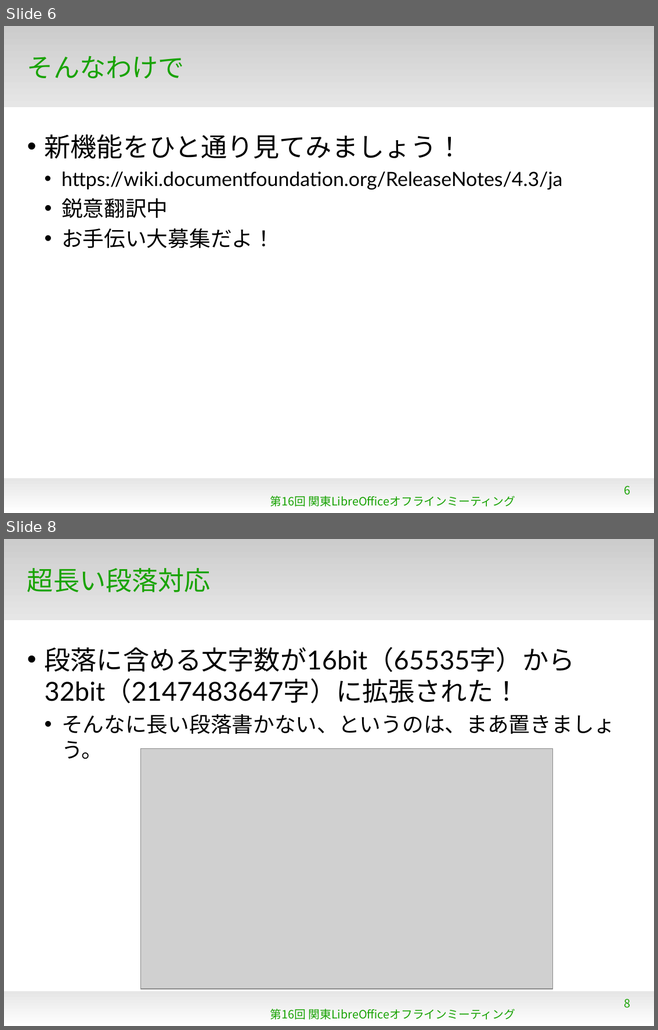
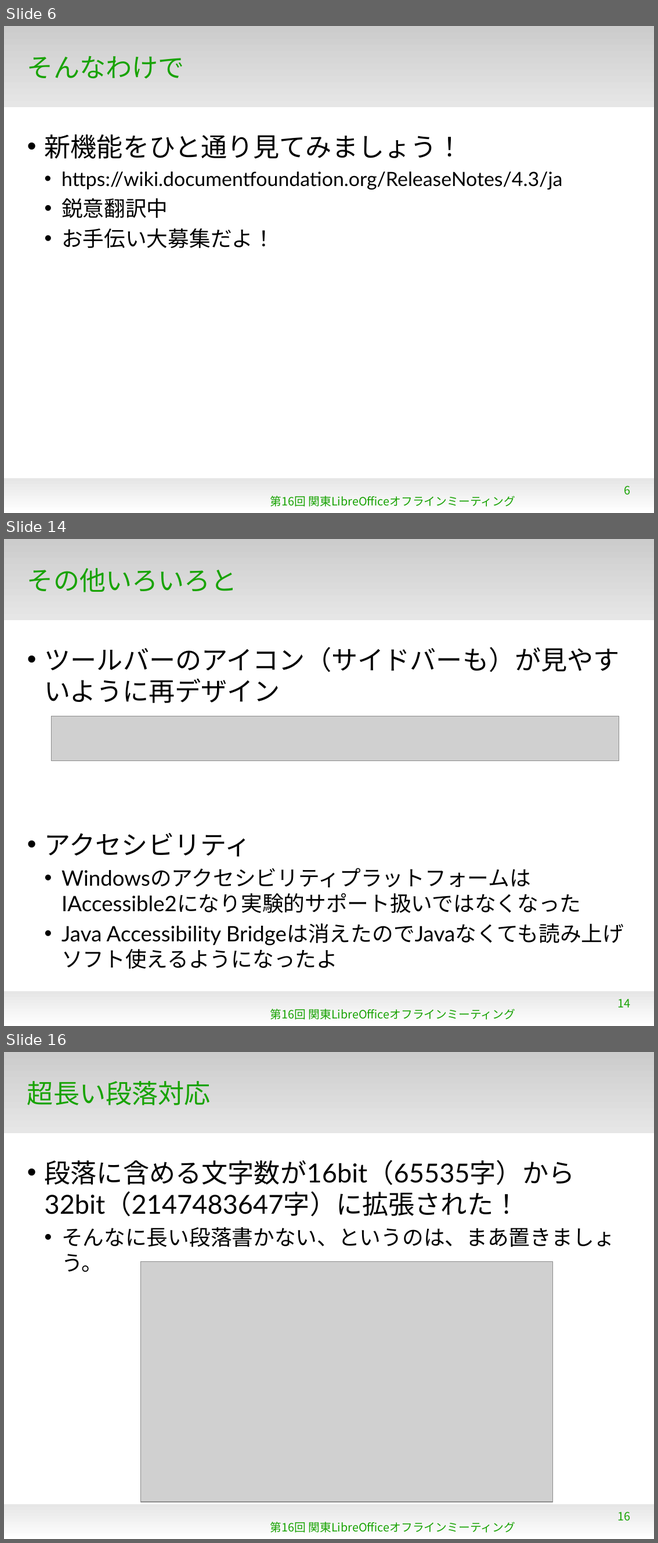
Before and after one commit to gitter-badger/KantoLibreOffice, a slide deck: Jul2014/WhatsNew4_3.odp. Shown one above the other, each under a label of ours: slides 6 and 8 before the commit, slides 6, 14 and 16 after it; the slides between them are not shown. The pictures are 658x1030 and 658x1543 pixels, drawn with LibreOffice and Linux fonts; fonts in the diff are those of the drawing; grey boxes stand for pictures; background and template pictures are left out. Boxes give left, top, right and bottom in pixels: in the first picture for what was removed or moved away, otherwise in the second. Text is boxed around its words. In the diff, an @@ line names an element or a change of style, - is before the commit and + after.

```diff
--- a/Jul2014/WhatsNew4_3.odp
+++ b/Jul2014/WhatsNew4_3.odp
@@ slide 14 added at (4,539,654,1026), background #FFFFFF; not listed: 2 template elements that a slide beside it also shows @@
@@ title added at (27,568,237,592), 32 pt, text #18A303 @@
+その他いろいろと
@@ text added at (45,647,619,946), 26 pt, text #000000 @@
+• ツールバーのアイコン（サイドバーも）が見やすいように再デザイン
+• アクセシビリティ
+  • WindowsのアクセシビリティプラットフォームはIAccessible2になり実験的サポート扱いではなくなった
+  • Java Accessibility Bridgeは消えたのでJavaなくても読み上げソフト使えるようになったよ
@@ picture added at (51,716,619,761) @@
@@ page number added at (618,999,630,1008), 14 pt, text #18A303 @@
+14
@@ text added at (270,1009,515,1020), 14 pt, text #18A303 @@
+第16回 関東LibreOfficeオフラインミーティング
@@ what was slide 8 is now slide 16 @@
@@ page number at (618,1512,630,1521): text changed @@
-8
+16
```
Also in this commit, not shown: 8 slides changed, 17 other slides added, 2 slides removed.
